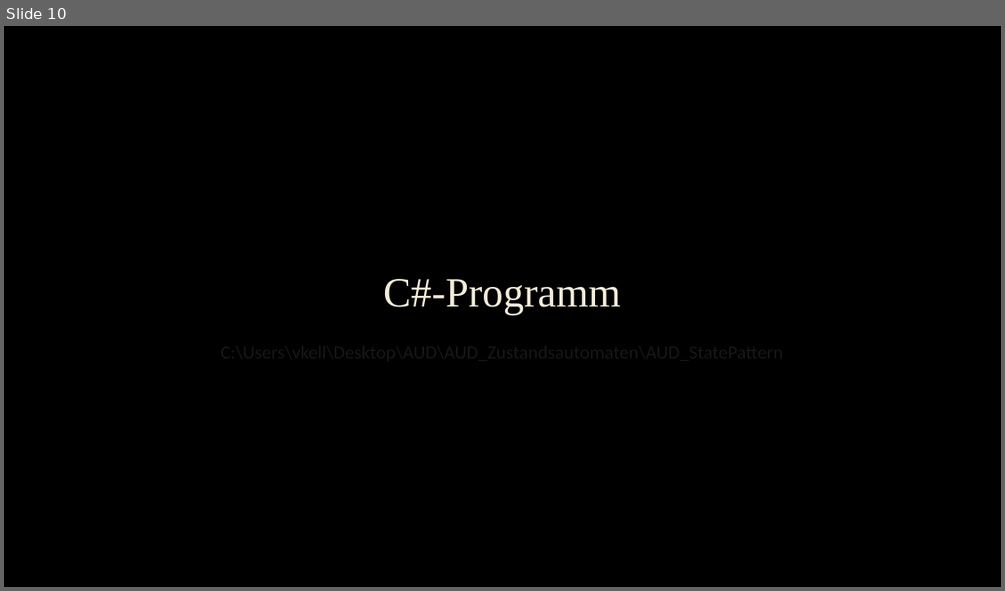
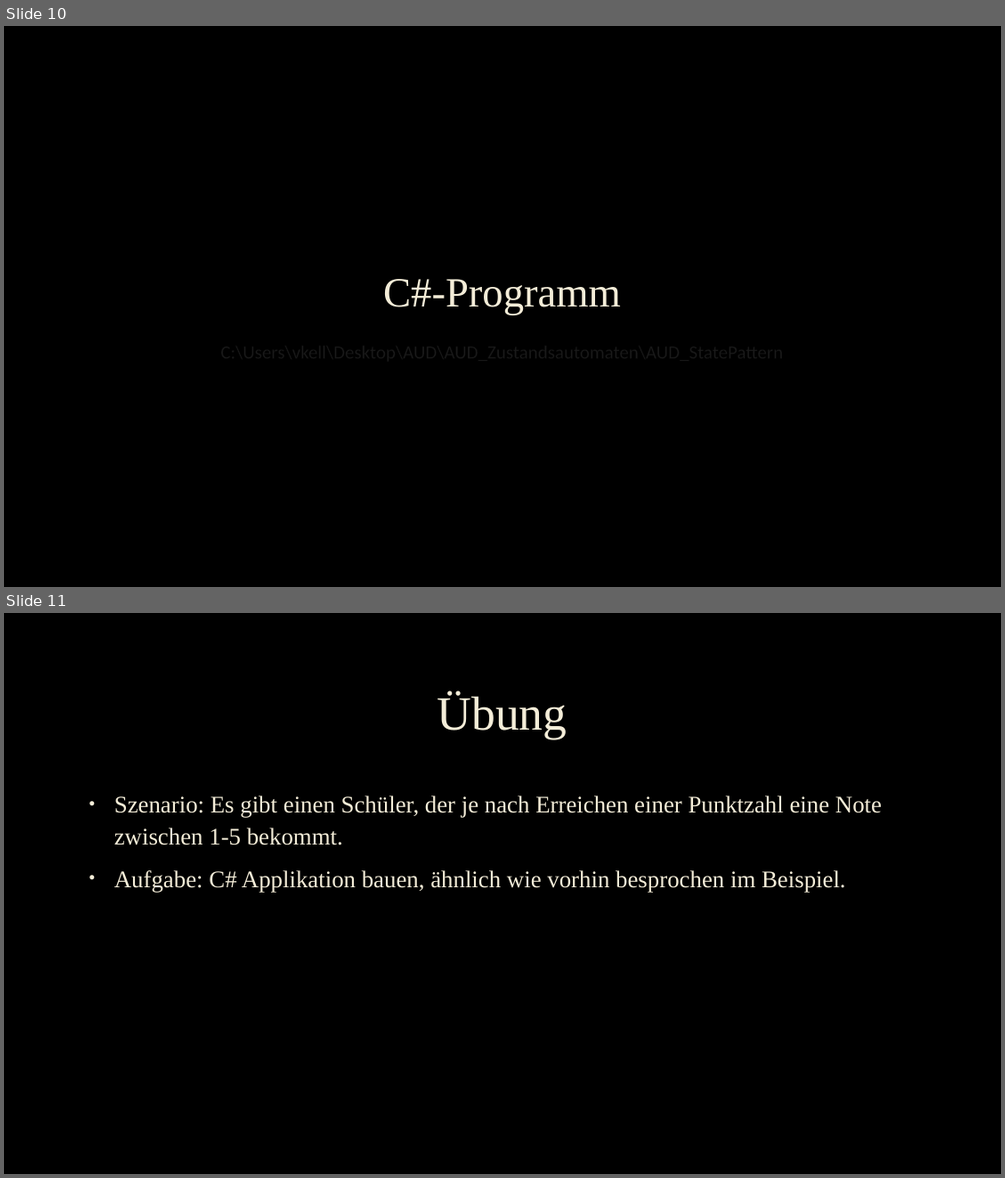
Before and after one commit to asuljkanovic18/AUD-Verhaltensdiagramme, a slide deck: AUD_Vali/Zustandsautomaten.pptx. Shown one above the other, each under a label of ours: slide 10 before the commit, slides 10 and 11 after it. The pictures are 1005x591 and 1005x1178 pixels, drawn with LibreOffice and Linux fonts; fonts in the diff are those of the drawing; background and template pictures are left out. Boxes give left, top, right and bottom in pixels: in the first picture for what was removed or moved away, otherwise in the second. Text is boxed around its words. In the diff, an @@ line names an element or a change of style, - is before the commit and + after.

```diff
--- a/AUD_Vali/Zustandsautomaten.pptx
+++ b/AUD_Vali/Zustandsautomaten.pptx
@@ slide 11 added at (x1=4, y1=613, x2=1001, y2=1174), background picture (left out) @@
@@ title added at (x1=437, y1=691, x2=567, y2=738), 46 pt, text #F4EDD8 @@
+Übung
@@ text added at (x1=114, y1=795, x2=882, y2=892), 23 pt, text #F4EDD8 @@
+• Szenario: Es gibt einen Schüler, der je nach Erreichen einer Punktzahl eine Note zwischen 1-5 bekommt.
+• Aufgabe: C# Applikation bauen, ähnlich wie vorhin besprochen im Beispiel.
```
Also in this commit, not shown: 1 slide changed, 1 other file.
